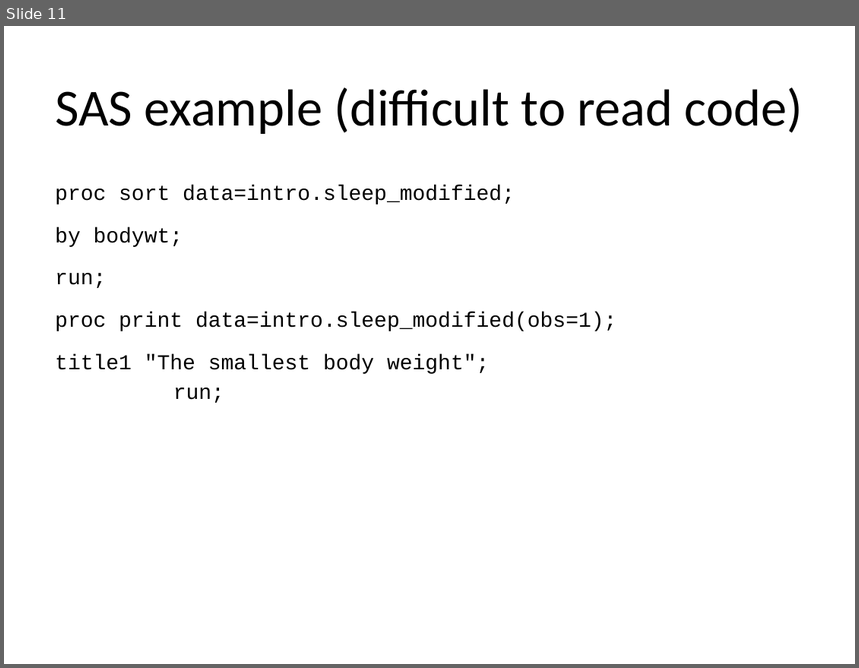
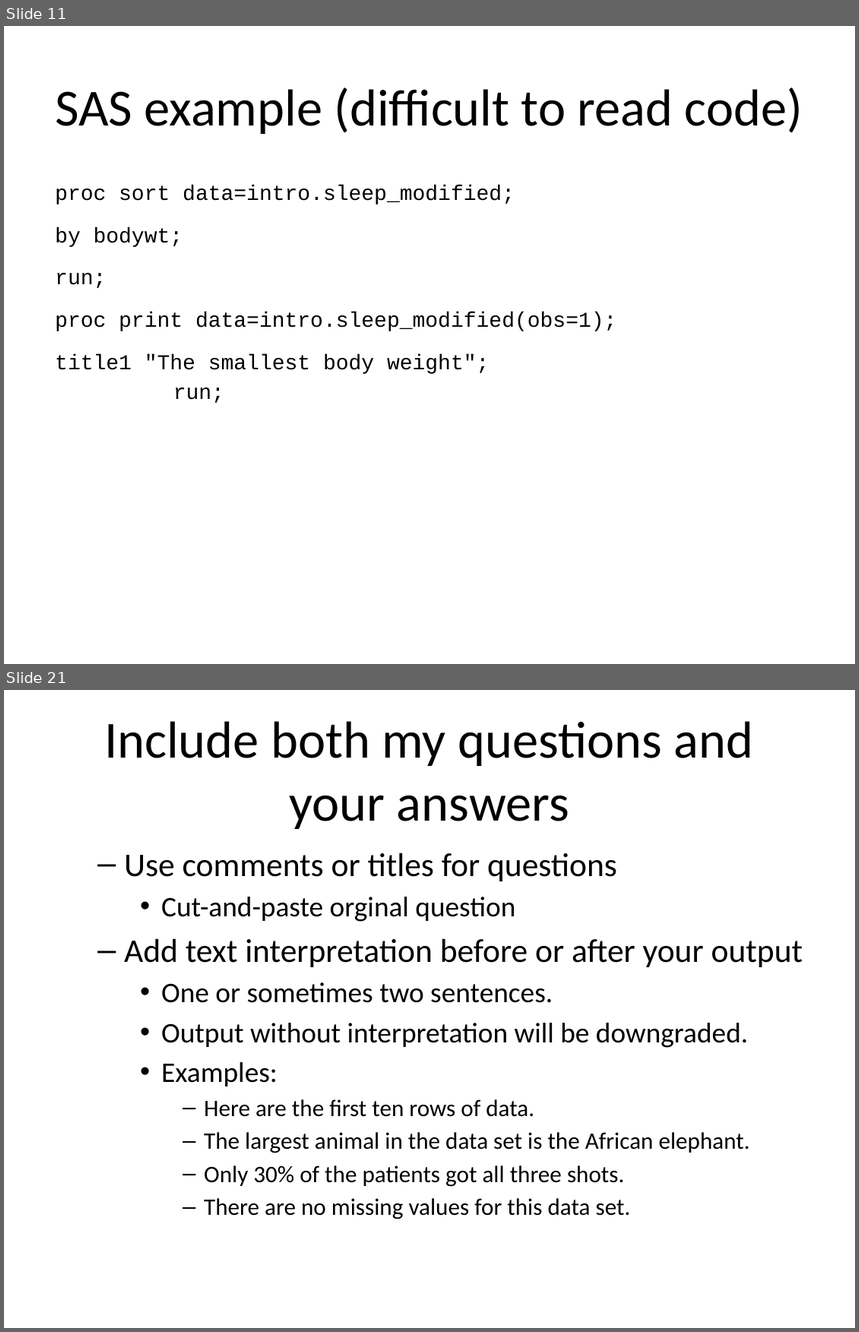
Before and after one commit to pmean/classes, a slide deck: software-engineering/results/programming-expectations.pptx. Shown one above the other, each under a label of ours: slide 11 before the commit, slides 11 and 21 after it; the slides between them are not shown. The pictures are 859x668 and 859x1332 pixels, drawn with LibreOffice and Linux fonts; fonts in the diff are those of the drawing. Boxes give left, top, right and bottom in pixels: in the first picture for what was removed or moved away, otherwise in the second. Text is boxed around its words. In the diff, an @@ line names an element or a change of style, - is before the commit and + after.

Commit message:
Completed first draft of programming-expectations

```diff
--- a/software-engineering/results/programming-expectations.pptx
+++ b/software-engineering/results/programming-expectations.pptx
@@ slide 21 added at [4, 690, 855, 1328], background #FFFFFF @@
@@ title added at [104, 721, 754, 829], 44 pt, text #000000 @@
+Include both my questions and your answers
@@ text added at [124, 853, 804, 1220], 20 pt, text #000000 @@
+  – Use comments or titles for questions
+    • Cut-and-paste orginal question
+  – Add text interpretation before or after your output
+    • One or sometimes two sentences.
+    • Output without interpretation will be downgraded.
+    • Examples:
+      – Here are the first ten rows of data.
+      – The largest animal in the data set is the African elephant.
+      – Only 30% of the patients got all three shots.
+      – There are no missing values for this data set.
```
Also in this commit, not shown: 5 slides changed, 5 other slides added, 1 slide removed, 2 other files.
